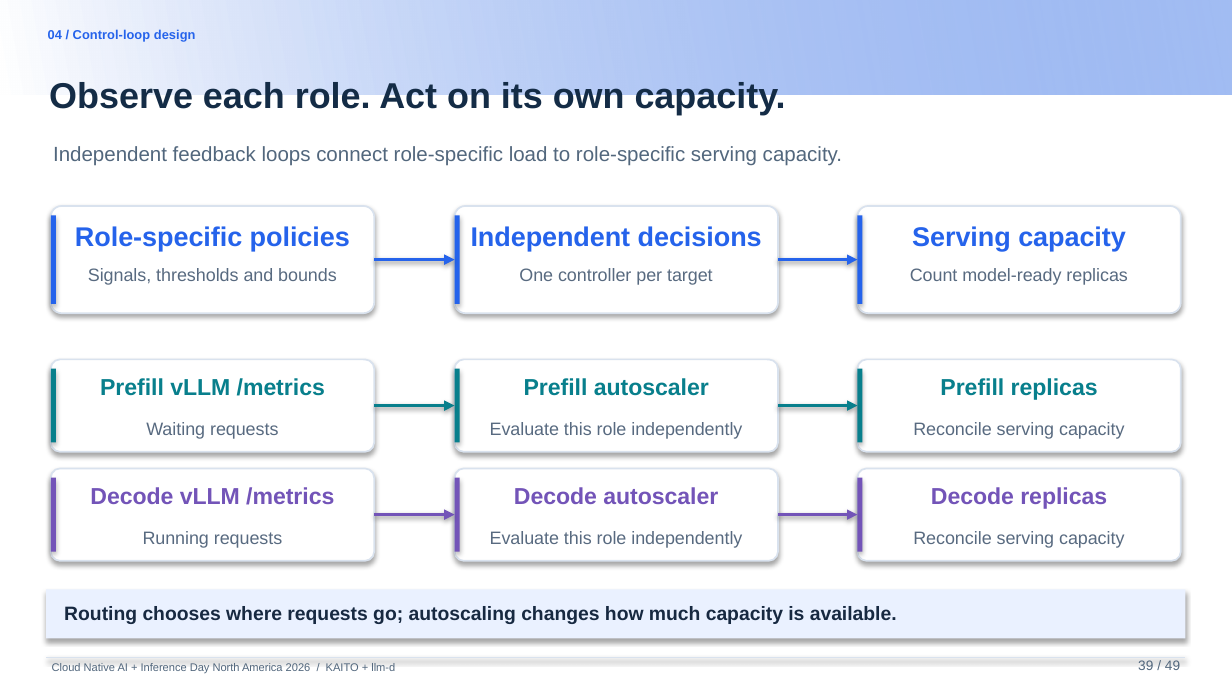
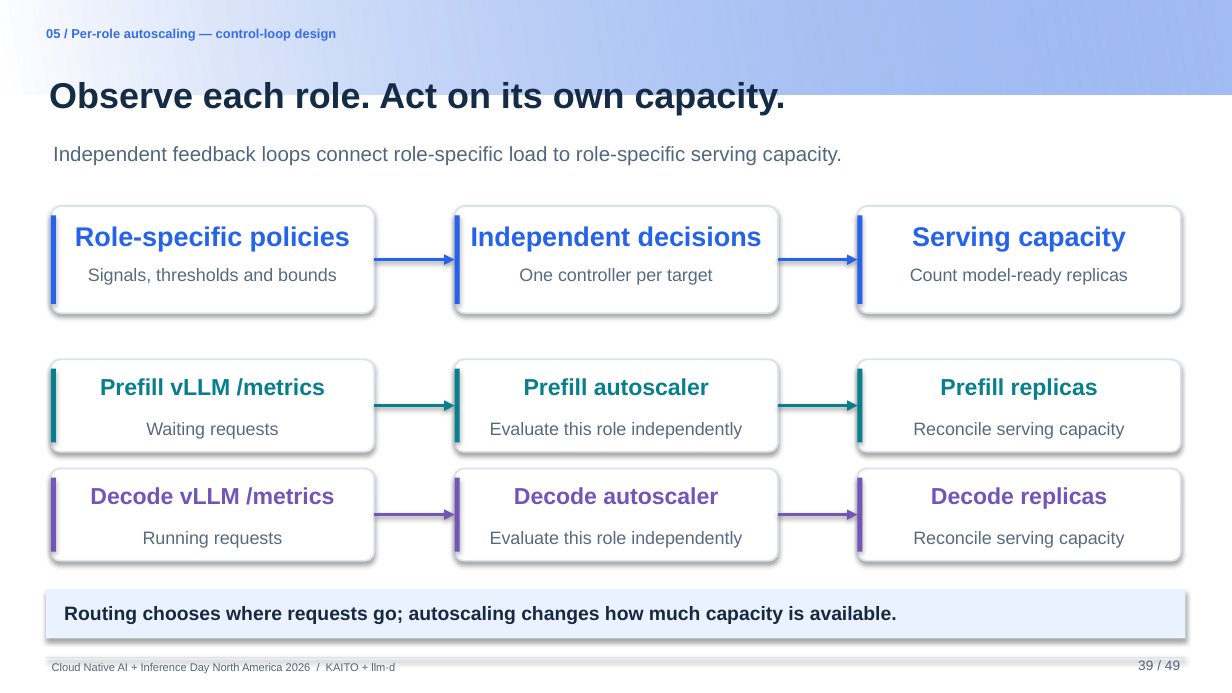
Before and after one commit to andyzhangx/demo, a slide deck: slide 37 of llm/pd-disaggregation/kubecon-na-2026-pd-disaggregation-kaito-llmd.pptx. Drawn at 1232x693 pixels with LibreOffice and Linux fonts; fonts in the diff are those of the drawing; background and template pictures are left out. Boxes give left, top, right and bottom in pixels: in the first picture for what was removed or moved away, otherwise in the second. Text is boxed around its words. In the diff, an @@ line names an element or a change of style, - is before the commit and + after.

```diff
--- a/llm/pd-disaggregation/kubecon-na-2026-pd-disaggregation-kaito-llmd.pptx
+++ b/llm/pd-disaggregation/kubecon-na-2026-pd-disaggregation-kaito-llmd.pptx
@@ text at bbox=[46, 28, 337, 41]: text changed; text colour #2563EB to #346CEC @@
-04 / Control-loop design
+05 / Per-role autoscaling — control-loop design
```
Also in this commit, not shown: 30 other slides changed.
